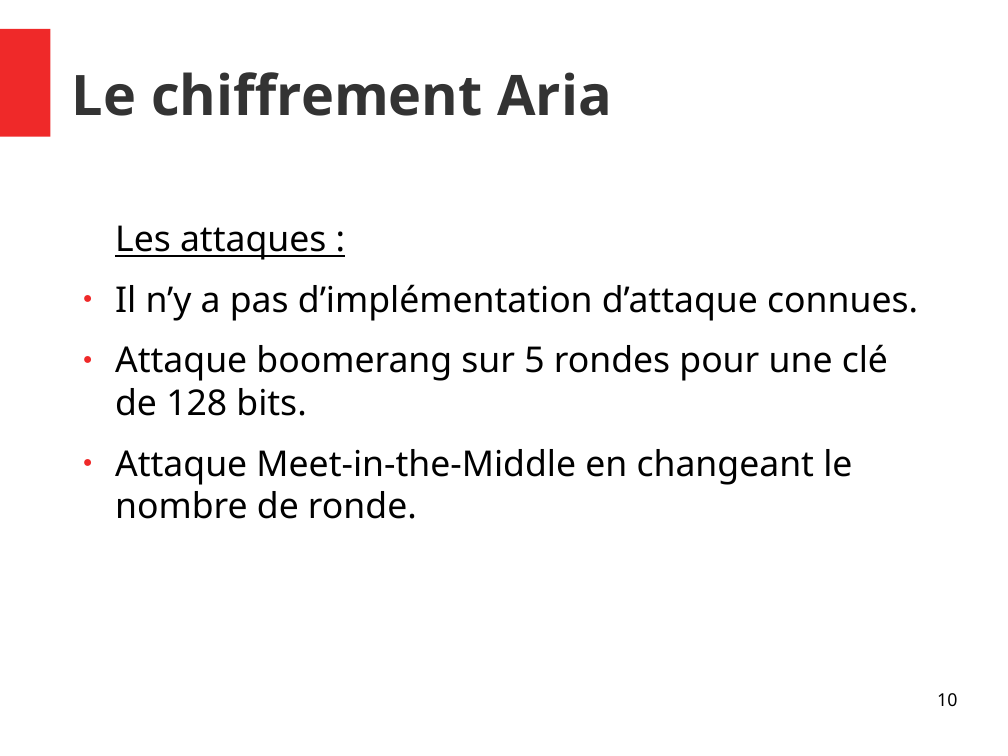
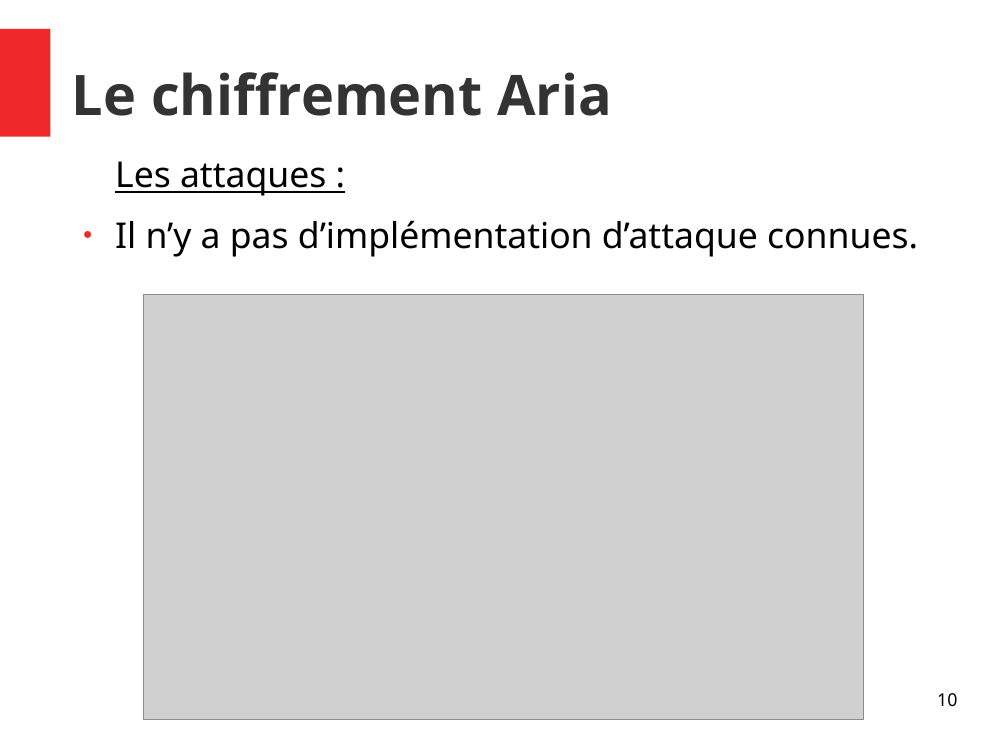
Before and after one commit to Allard-Chris/Aria, a slide deck: slide 10 of docs/[M2CSI]_ICP_Aria_Allard_Aulagnier.odp. Drawn at 1008x756 pixels with LibreOffice and Linux fonts; fonts in the diff are those of the drawing; grey boxes stand for pictures. Boxes give left, top, right and bottom in pixels: in the first picture for what was removed or moved away, otherwise in the second. Text is boxed around its words. In the diff, an @@ line names an element or a change of style, - is before the commit and + after.

Commit message:
Update aria attack slides

```diff
--- a/docs/[M2CSI]_ICP_Aria_Allard_Aulagnier.odp
+++ b/docs/[M2CSI]_ICP_Aria_Allard_Aulagnier.odp
@@ text "Les attaques :": place and size @@
-text "Les attaques :" at (115,225,918,519)
+text "Les attaques :" at (115,161,918,257)
@@ picture added at (144,295,863,720) @@
@@ text at (115,344,888,519): paragraphs removed @@
-● Attaque boomerang sur 5 rondes pour une clé de 128 bits.
-● Attaque Meet-in-the-Middle en changeant le nombre de ronde.
```
Also in this commit, not shown: 3 other slides changed, 1 slide removed, 1 other file.
